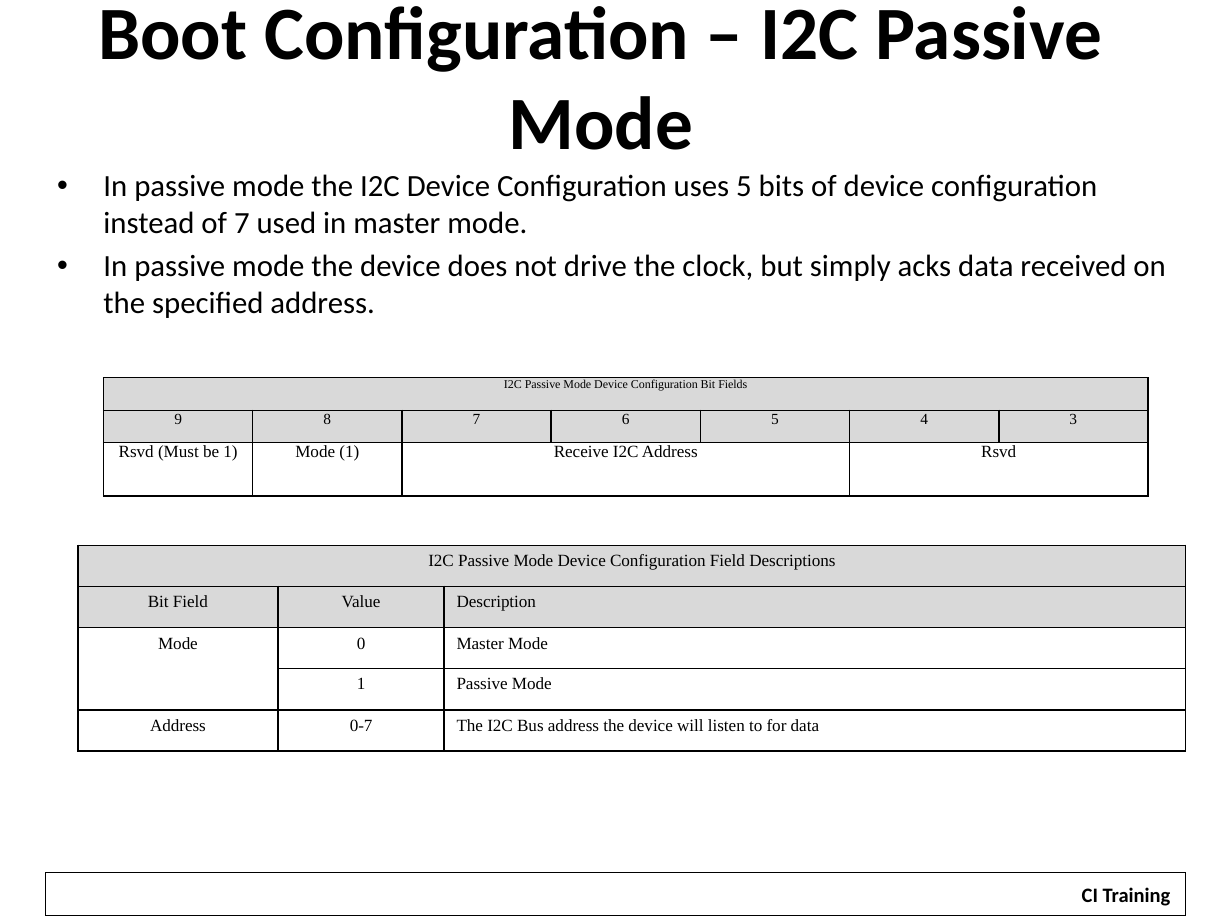
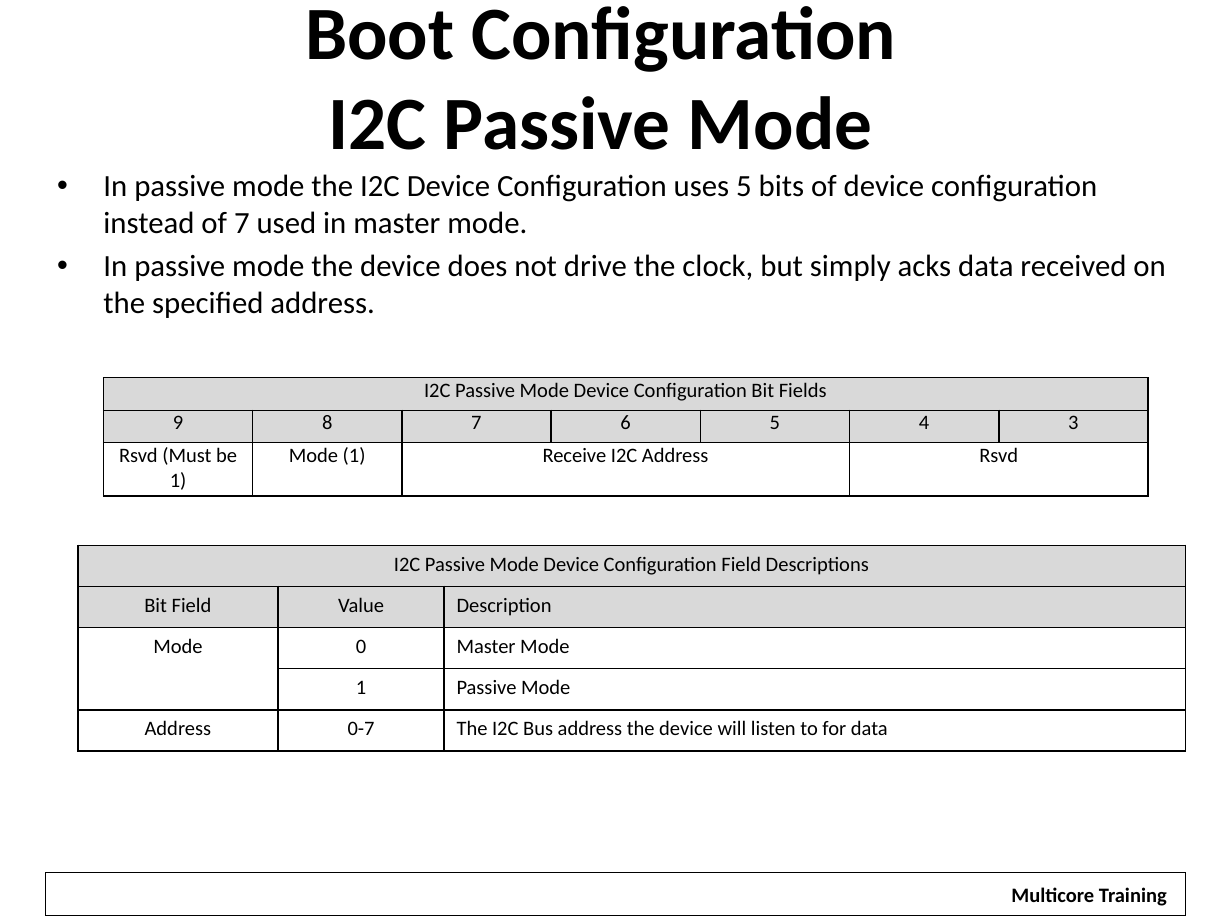
Before and after one commit to hari1989/keystone-workshop, a slide deck: slide 14 of slides/Keystone Bootloader.pptx. Drawn at 1232x924 pixels with LibreOffice and Linux fonts; fonts in the diff are those of the drawing; background and template pictures are left out. Boxes give left, top, right and bottom in pixels: in the first picture for what was removed or moved away, otherwise in the second. Text is boxed around its words. In the diff, an @@ line names an element or a change of style, - is before the commit and + after.

Commit message:
Updates for London Training

```diff
--- a/slides/Keystone Bootloader.pptx
+++ b/slides/Keystone Bootloader.pptx
@@ title at (305,6,895,150): text changed @@
-Boot Configuration – I2C Passive Mode
+Boot Configuration
+I2C Passive Mode
@@ table at (103,378,1147,496) @@
@@ size 7 to 12 pt in "I2C Passive Mode Device Configuration Bit Fields" @@
@@ font Times New Roman to Calibri @@
@@ size 9 to 12 pt in "9", "8", "7", "6" and 3 more places @@
@@ size 10 to 12 pt in "Rsvd (Must be 1)", "Mode (1)", "Receive I2C Address", "Rsvd" @@
@@ table at (78,546,1185,752) @@
@@ size 10 to 12 pt, font Times New Roman to Calibri @@
@@ rectangle "Multicore Training": place and size @@
-rectangle "Multicore Training" at (1068,876,1184,913)
+rectangle "Multicore Training" at (998,876,1180,913)
@@ text in rectangle at (1011,887,1167,906): text changed @@
-CI Training
+Multicore Training
```
Also in this commit, not shown: 30 other slides changed, 1 slide removed, 14 other files.
